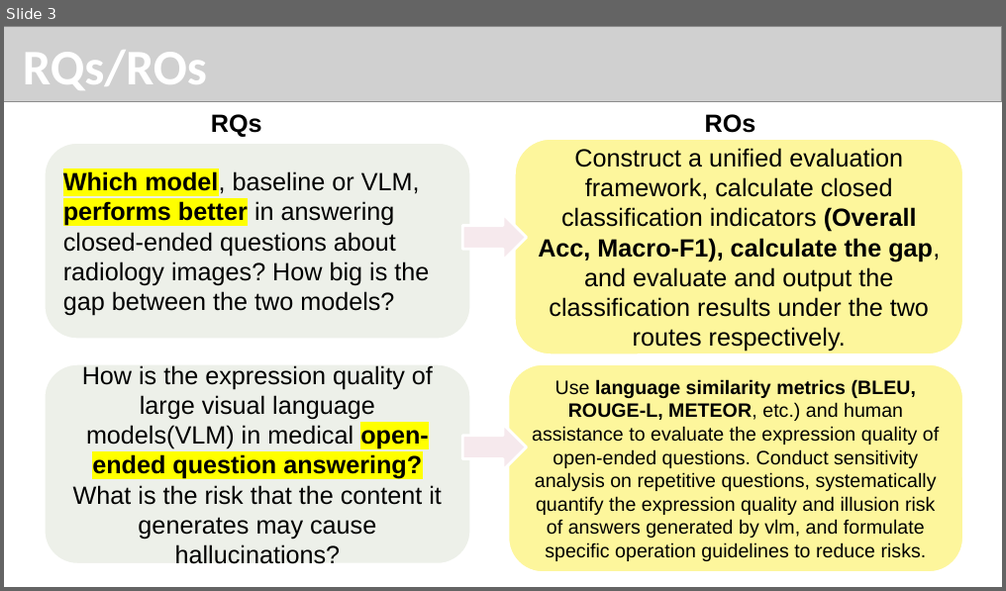
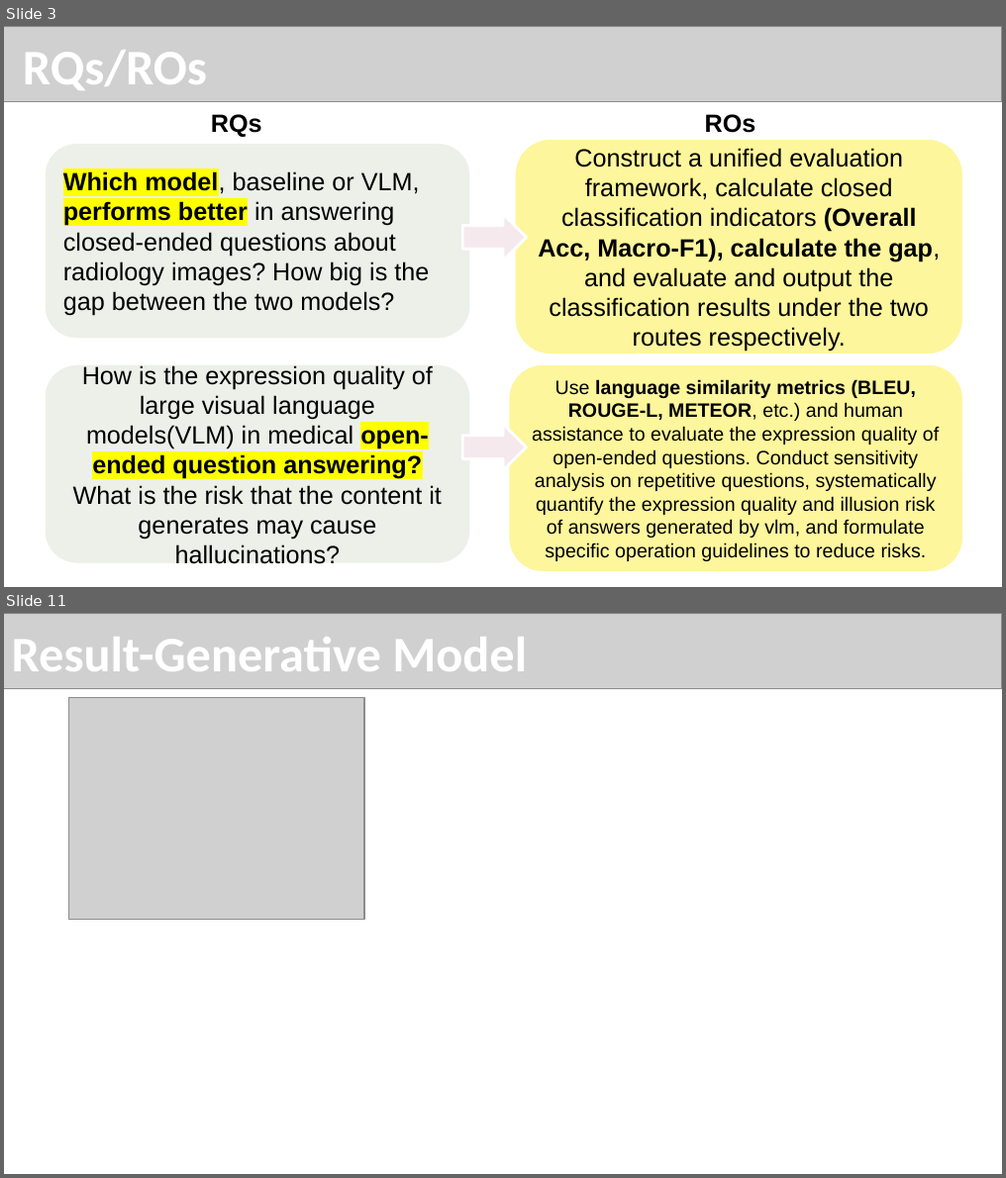
Before and after one commit to zhongjp21-coder/WOA7015_AlternativeAsscement, a slide deck: Report Dir/WOX7001_assignment2_zouting(24201617).pptx. Shown one above the other, each under a label of ours: slide 3 before the commit, slides 3 and 11 after it; the slides between them are not shown. The pictures are 1006x591 and 1006x1178 pixels, drawn with LibreOffice and Linux fonts; fonts in the diff are those of the drawing; grey boxes stand for pictures. Boxes give left, top, right and bottom in pixels: in the first picture for what was removed or moved away, otherwise in the second. Text is boxed around its words. In the diff, an @@ line names an element or a change of style, - is before the commit and + after.

```diff
--- a/Report Dir/WOX7001_assignment2_zouting(24201617).pptx
+++ b/Report Dir/WOX7001_assignment2_zouting(24201617).pptx
@@ slide 11 added at [4, 613, 1002, 1174], background #FFFFFF @@
@@ picture added at [4, 613, 1002, 689] @@
@@ title added at [12, 637, 527, 671], 36 pt, text #FFFFFF, bold @@
+Result-Generative Model
@@ picture added at [69, 698, 364, 919] @@
```
Also in this commit, not shown: 5 slides changed, 6 other slides added, 3 other files.
